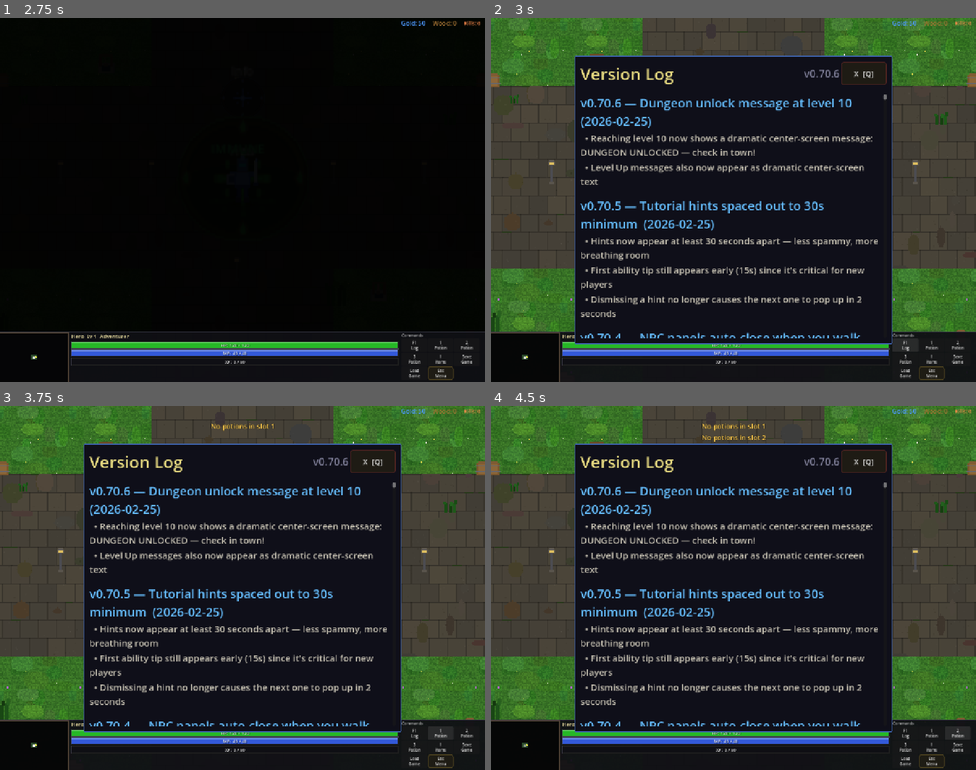
Above: before the commit, frames 1-4 (two rows, left to right).
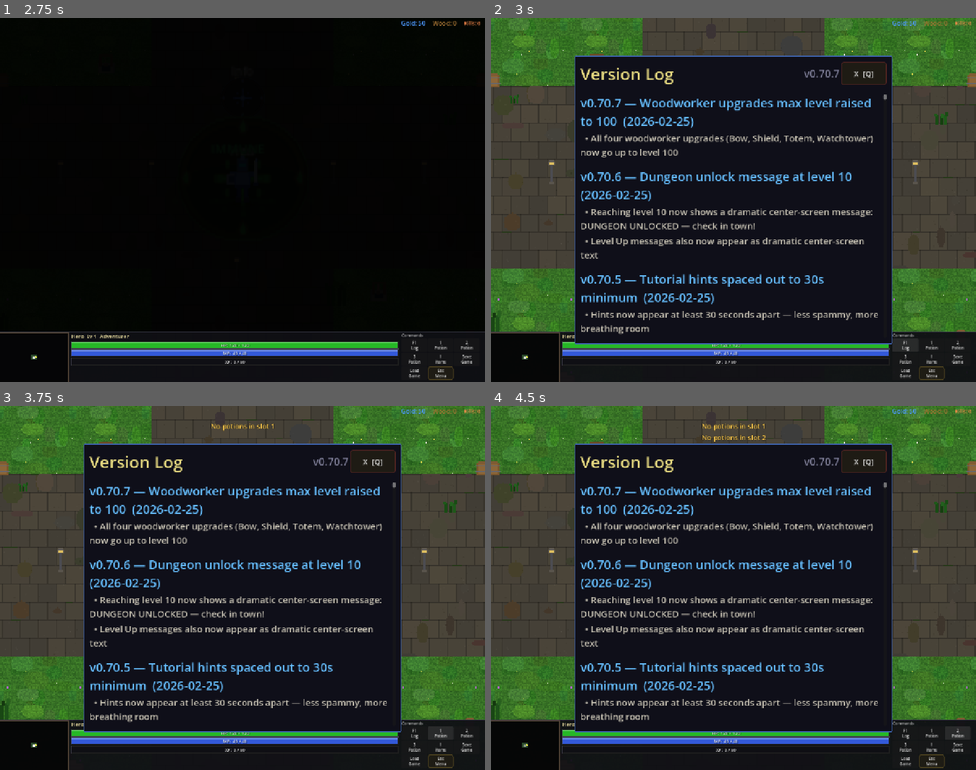
Above: after the commit, the same moments.

Repository: slxny/legends-open-rpg
Game: Godot game, scene res://scenes/main.tscn
The game is run twice, just before and just after one commit, with the same random seed, the same clock (stepped at 60 frames per second) and the same inputs.
Inputs (mouse positions are in pixels of both pictures, inside the frame that each line leads up to):
- Up to frame 1 (2.75 s): tap Enter at 0.5 s; move the mouse to (349, 181) at 0.52 s; hold D (move_right) 0.53-1.25 s; hold Space (attack) 0.53-1.25 s; click (349, 181) at 0.67 s; drag from (145, 218) to (218, 272) at 1.27 s; click "SELECT" at 2 s
- Up to frame 2 (3 s): click "F1 Log" at 2.75 s
- Up to frame 3 (3.75 s): click "1 Potion" at 3.5 s
- Up to frame 4 (4.5 s): click "2 Potion" at 4.25 s

Frame 1 is identical in both runs. In frame 2, 9.1% of the frame differs, in the area x 18-80%, y 14-88%; in frame 3, 9.1%; in frame 4, 9.1%.
Error in both runs: Invalid assignment of property or key '_mobile_potion_btns' with value of type 'Array' on a base object of type 'CharacterBody2D (player.gd)'. (res://scenes/ui…

Commit message:
Woodworker upgrades max level raised to 100 (v0.70.7)
Bow, Shield, Totem, and Watchtower all increased from 10-20 max to 100.

Co-Authored-By: Claude Opus 4.6 <noreply@anthropic.com>

Diff:
--- a/scenes/ui/changelog_dialog.gd
+++ b/scenes/ui/changelog_dialog.gd
@@ -9,9 +9,17 @@
 var _is_visible: bool = false
 var _is_mobile: bool = false
 
-const GAME_VERSION := "v0.70.6"
+const GAME_VERSION := "v0.70.7"
 
 const CHANGELOG: Array[Dictionary] = [
+	{
+		"version": "v0.70.7",
+		"title": "Woodworker upgrades max level raised to 100",
+		"date": "2026-02-25",
+		"entries": [
+			"All four woodworker upgrades (Bow, Shield, Totem, Watchtower) now go up to level 100",
+		]
+	},
 	{
 		"version": "v0.70.6",
 		"title": "Dungeon unlock message at level 10",
--- a/scenes/ui/woodworking_dialog.gd
+++ b/scenes/ui/woodworking_dialog.gd
@@ -36,28 +36,28 @@
 	"bow": {
 		"title": "Reinforced Bow",
 		"desc": "Carved longbow with hardwood limbs. Increases attack damage for all attacks.",
-		"max_level": 20,
+		"max_level": 100,
 		"base_cost": 5,
 		"color": Color(1.0, 0.6, 0.3),
 	},
 	"shield": {
 		"title": "Wooden Bulwark",
 		"desc": "Layered wooden shield and bracing. Grants bonus armor and max HP.",
-		"max_level": 20,
+		"max_level": 100,
 		"base_cost": 5,
 		"color": Color(0.5, 0.8, 1.0),
 	},
 	"totem": {
 		"title": "Totem of Vigor",
 		"desc": "Carved totem that channels nature's strength. Boosts all attributes equally.",
-		"max_level": 15,
+		"max_level": 100,
 		"base_cost": 8,
 		"color": Color(0.4, 1.0, 0.5),
 	},
 	"watchtower": {
 		"title": "Watchtower",
 		"desc": "Tall lookout that sharpens your awareness. Increases XP gained from all sources.",
-		"max_level": 10,
+		"max_level": 100,
 		"base_cost": 12,
 		"color": Color(1.0, 0.9, 0.4),
 	},
